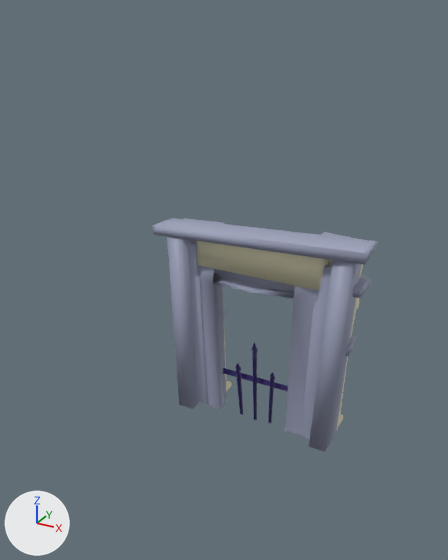
The FBX model Assets/Props - FBX/props_Cheminee.fbx: old version first, new version second.
Both versions are drawn from a 50 mm lens placed at (3.66, -7.7, 6.25), pointed at (-0.1, -0.88, 2.84). The lights are fixed; the arrows at lower left show +X, +Y and +Z. The older version comes first. Where no turn or scale is listed for an object, it has been applied to the vertices.

Names of what the first picture shows: 'Cheminée'.
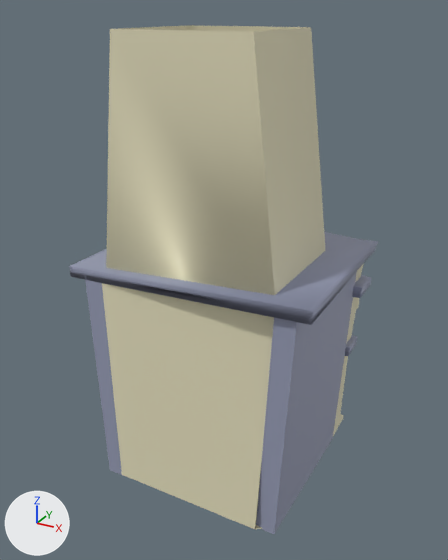
The newer file is also turned or shifted as a whole; pictures and numbers use the older file's frame.

Location of each change, [x1, y1, x2, y2] in pixels of the pictures (448 x 560 px):
'Cheminée', reshaped (37% wider, 117% taller)
    before: [153, 218, 378, 452]
    after: [69, 25, 378, 534]

What changed in the scene script:
```text
Change me_cube_026:
    used by ob_cheminée; location = (0.0, 0.0, 0.0)
    remove me_cube_026.from_pydata(...)  # 800 vertices, 716 faces; spans x -1.7..1.69, y -0.34..0.72, z -0.04..3.38
    add me_cube_026.from_pydata(...)  # 832 vertices, 742 faces; spans x -1.7..1.69, y -2.22..0.72, z -0.04..6.04
    me_cube_026 part 1
    18 vertices are removed from x -1.7..1.69, y -0.34..0.28, z -0.02..3.38
    20 faces are deleted
    50 vertices are added at x -1.7..1.69, y -2.22..0.13, z -0.02..6.04
    26 new faces join them, mat_material_119 (beige #e7e1bf)
    20 new faces join them, mat_material_120 (greyish blue #999fb8)
```
